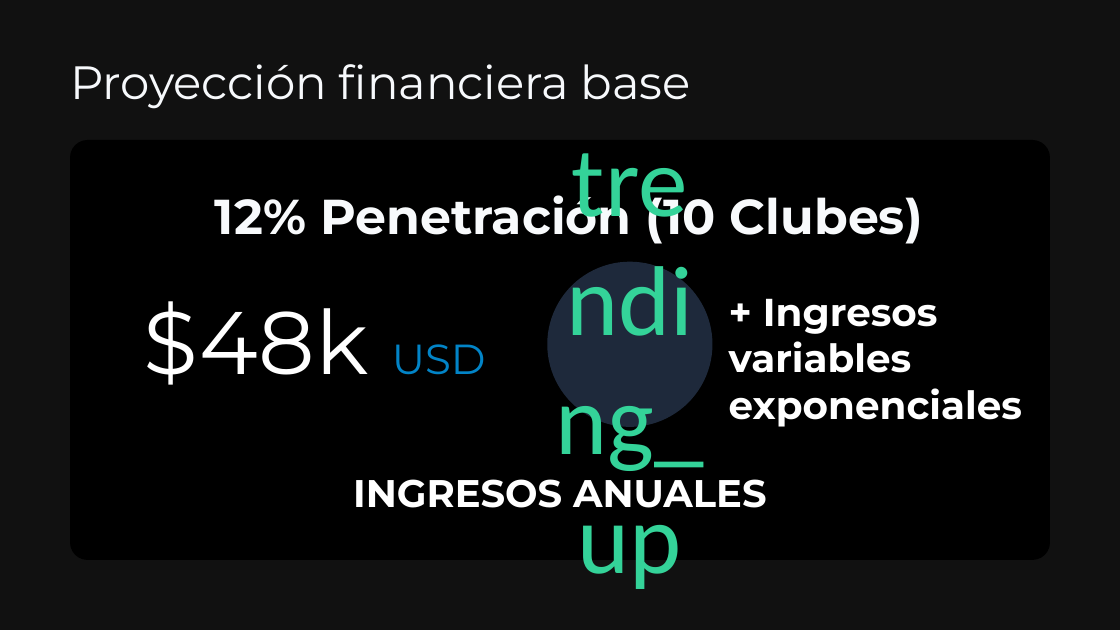
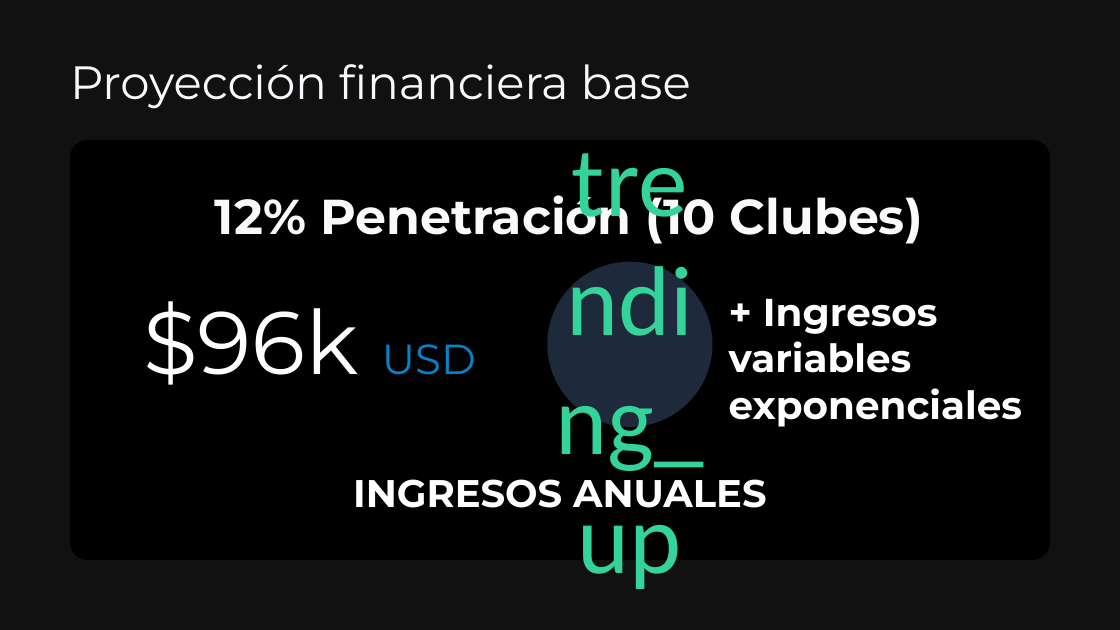
Before and after one commit to TrabajoProfesional-AGGZ/documentacion, a slide deck: slide 23 of entrega_final/defensa/Presentacion_SocioUnido.pptx (slide 20 before the commit). Drawn at 1120x630 pixels with LibreOffice and Linux fonts; fonts in the diff are those of the drawing. Boxes give left, top, right and bottom in pixels: in the first picture for what was removed or moved away, otherwise in the second. Text is boxed around its words. In the diff, an @@ line names an element or a change of style, - is before the commit and + after.

```diff
--- a/entrega_final/defensa/Presentacion_SocioUnido.pptx
+++ b/entrega_final/defensa/Presentacion_SocioUnido.pptx
@@ text at [144,301,476,385]: text changed @@
-$48k USD
+$96k USD
```
Also in this commit, not shown: 1 other slide changed, 7 slides added, 4 slides removed, 1 other file.
